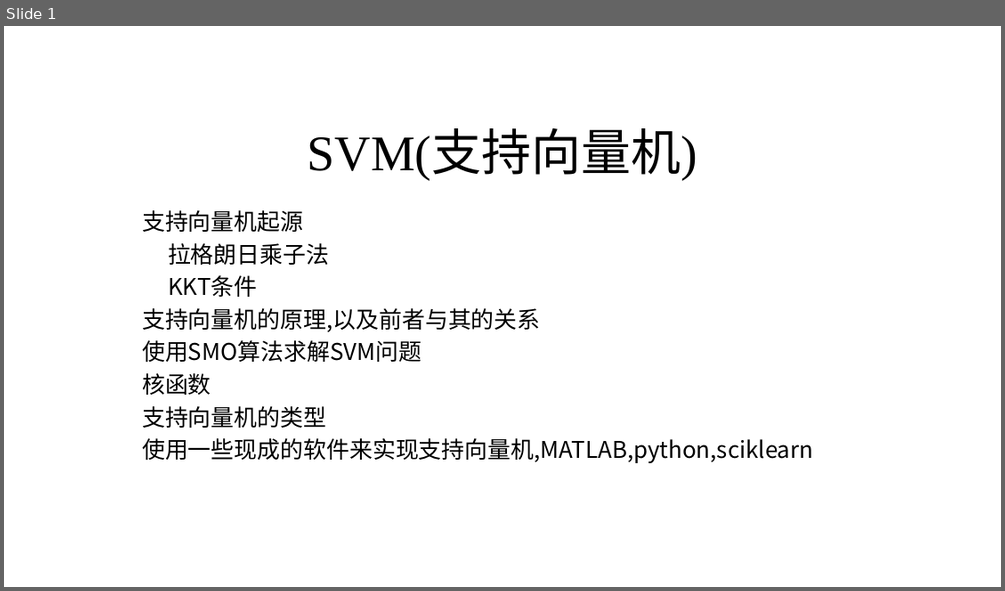
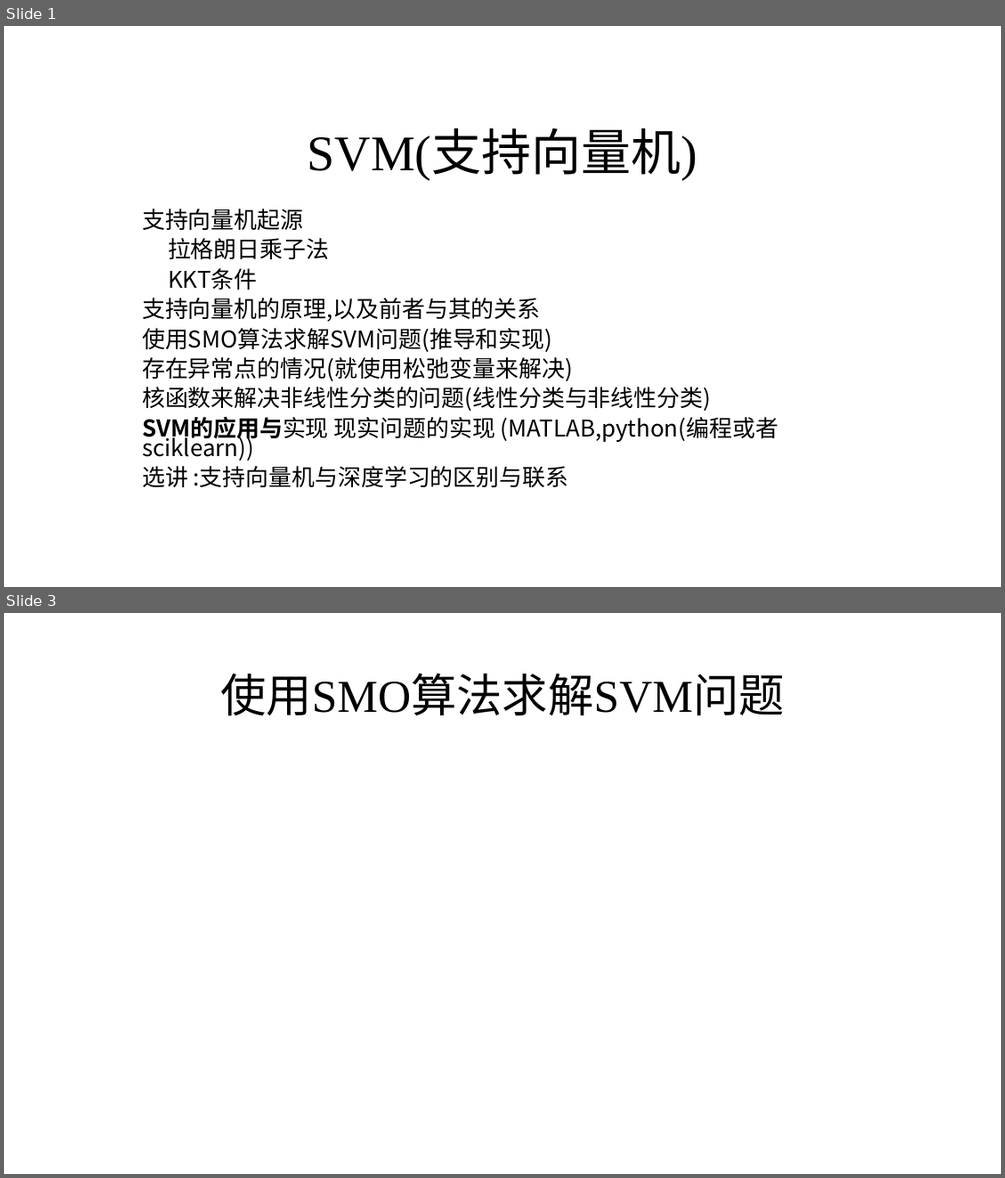
Before and after one commit to marinajacks/graduate, a slide deck: 机器学习/SVM.pptx. Shown one above the other, each under a label of ours: slide 1 before the commit, slides 1 and 3 after it; the slides between them are not shown. The pictures are 1005x591 and 1005x1178 pixels, drawn with LibreOffice and Linux fonts; fonts in the diff are those of the drawing. Boxes give left, top, right and bottom in pixels: in the first picture for what was removed or moved away, otherwise in the second. Text is boxed around its words. In the diff, an @@ line names an element or a change of style, - is before the commit and + after.

```diff
--- a/机器学习/SVM.pptx
+++ b/机器学习/SVM.pptx
@@ slide 3 added at (x1=4, y1=613, x2=1001, y2=1174), background #FFFFFF @@
@@ title added at (x1=220, y1=673, x2=785, y2=716), 44 pt, text #000000 @@
+使用SMO算法求解SVM问题
@@ slide 1 changed as well @@
@@ subtitle at (x1=142, y1=208, x2=540, y2=321): line spacing 0.8 to 0.7 @@
@@ subtitle at (x1=142, y1=328, x2=778, y2=487): text changed @@
-使用SMO算法求解SVM问题
-核函数
-支持向量机的类型
-使用一些现成的软件来实现支持向量机,MATLAB,python,sciklearn
+使用SMO算法求解SVM问题(推导和实现)
+存在异常点的情况(就使用松弛变量来解决)
+核函数来解决非线性分类的问题(线性分类与非线性分类)
+SVM的应用与实现 现实问题的实现 (MATLAB,python(编程或者sciklearn))
+选讲 :支持向量机与深度学习的区别与联系
```
Also in this commit, not shown: 1 other slide added, 1 slide removed.
